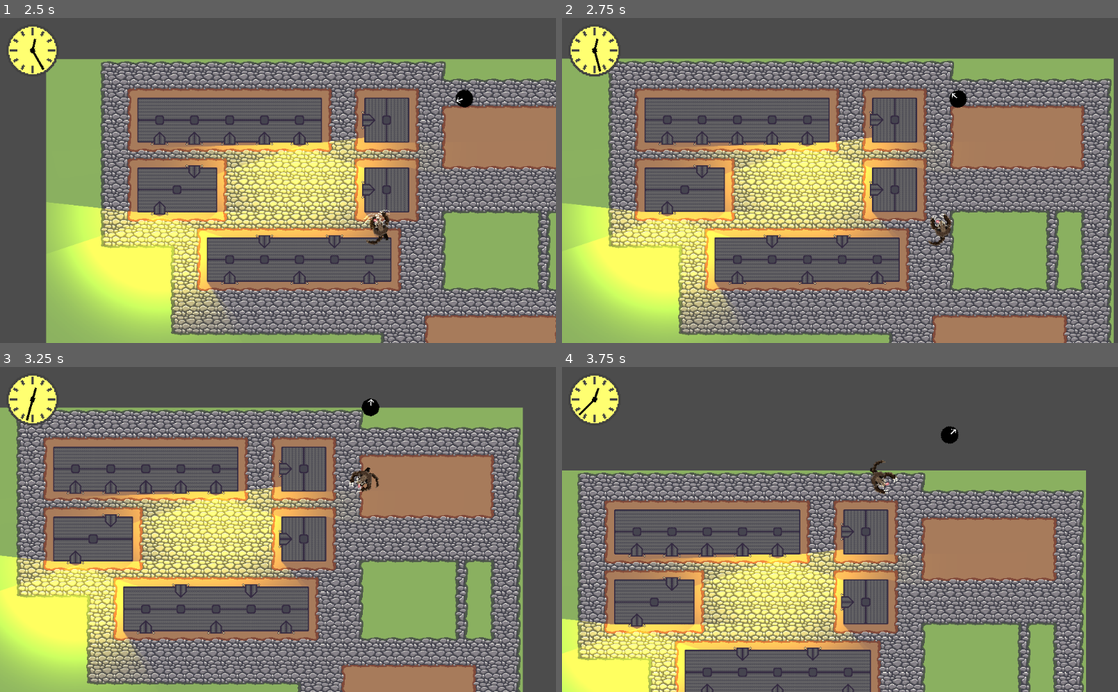
Above: before the commit, frames 1-4 (two rows, left to right).
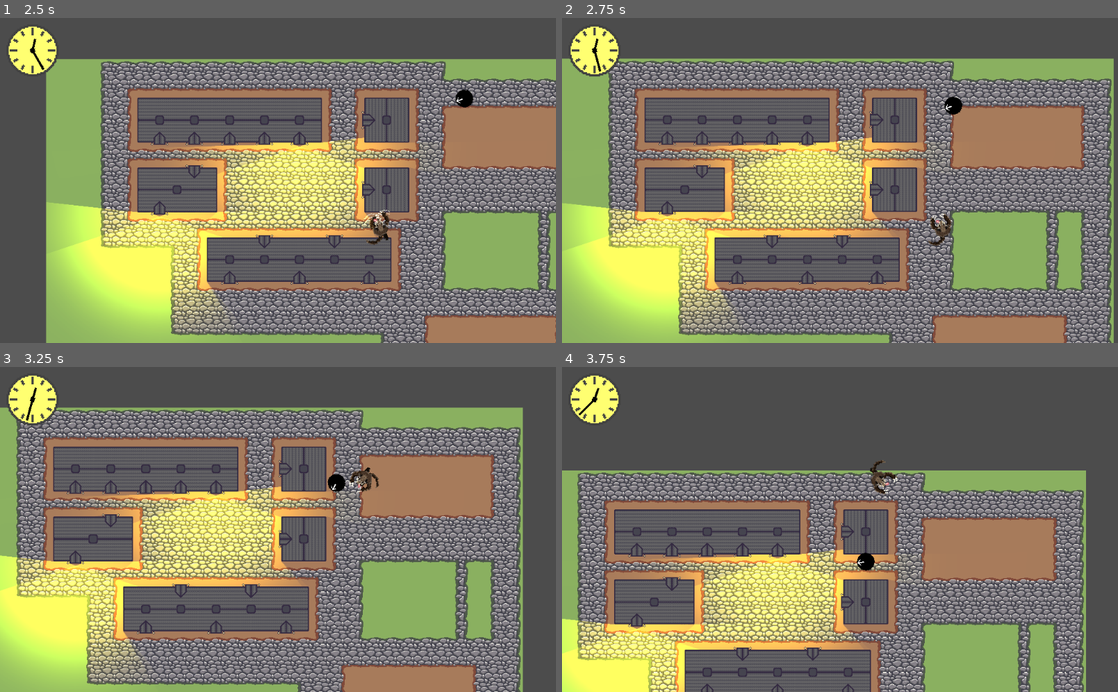
Above: after the commit, the same moments.

Repository: marc-hugh-tom/game-off-2020
Game: Godot game, scene res://nodes/PlayState.tscn
The game is run twice, just before and just after one commit, with the same random seed, the same clock (stepped at 60 frames per second) and the same inputs.
Inputs (mouse positions are in pixels of both pictures, inside the frame that each line leads up to):
- Up to frame 1 (2.5 s): move the mouse to (400, 164) at 0.52 s; press the mouse at (400, 164) at 0.53 s; hold D (right) 0.53-1.28 s; move the mouse to (166, 196) at 1.27 s; release the mouse at (166, 196) at 1.28 s; hold S (down) 1.28-2.03 s; right-click (166, 196) at 1.35 s; move the mouse to (333, 109) at 2.02 s; press the mouse at (333, 109) at 2.03 s; hold D (right) from 2.03 s (still down)
- Up to frame 2 (2.75 s): keep holding D (right)
- Up to frame 3 (3.25 s): move the mouse to (250, 594) at 2.77 s; release D (right) at 2.78 s; release the mouse at (250, 594) at 2.78 s; hold W (up) from 2.78 s (still down); right-click (250, 594) at 2.85 s
- Up to frame 4 (3.75 s): move the mouse to (1006, 578) at 3.52 s; release W (up) at 3.53 s; press the mouse at (1006, 578) at 3.53 s; hold A (left) from 3.53 s (still down)

Frame 1 is identical in both runs. In frame 2, 0.2% of the frame differs, in the area x 68-73%, y 22-30%; in frame 3, 0.3%; in frame 4, 0.3%, in the area x 53-72%, y 18-63%.

Commit message:
add vision cone to sight sense

Diff:
--- a/nodes/villager/senses/Sight.tscn
+++ b/nodes/villager/senses/Sight.tscn
@@ -1,9 +1,17 @@
-[gd_scene load_steps=2 format=2]
+[gd_scene load_steps=3 format=2]
 
 [ext_resource path="res://nodes/villager/senses/scripts/Sight.gd" type="Script" id=1]
+
+[sub_resource type="ConvexPolygonShape2D" id=1]
+points = PoolVector2Array( -10, 0, -50, -300, 50, -300, 10, 0 )
 
 [node name="Sight" type="Node2D"]
 script = ExtResource( 1 )
 
+[node name="Area2D" type="Area2D" parent="."]
+
+[node name="CollisionShape2D" type="CollisionShape2D" parent="Area2D"]
+shape = SubResource( 1 )
+
 [node name="Ray" type="RayCast2D" parent="."]
 enabled = true
--- a/nodes/villager/senses/scripts/Sight.gd
+++ b/nodes/villager/senses/scripts/Sight.gd
@@ -2,10 +2,33 @@
 extends "res://nodes/villager/senses/scripts/Sense.gd"
 
 export(float) var sight_distance = 250.0
+var sight_distance_squared = sight_distance * sight_distance
 
 onready var ray: RayCast2D = get_node("Ray")
 
+onready var area: Area2D = get_node("Area2D")
+
+var werewolf_in_vision_cone = false
+
+func _ready():
+	area.connect("body_entered", self, "on_vision_entered")
+	area.connect("body_exited", self, "on_vision_exited")
+
+func on_vision_entered(other):
+	werewolf_in_vision_cone = other == villager.werewolf
+
+func on_vision_exited(other):
+	werewolf_in_vision_cone = !(other == villager.werewolf)
+
 func _process(delta):
+	if not Engine.editor_hint:
+		print(has_line_of_site_werewolf())
+		if werewolf_in_vision_cone and has_line_of_site_werewolf():
+			villager.set_emotion(Villager.Emotion.FEAR, 10)
+		else:
+			villager.amend_emotion(Villager.Emotion.FEAR, 10 * -delta)
+
+func has_line_of_site_werewolf():
 	if villager == null:
 		return
 
@@ -16,11 +39,7 @@
 	ray.cast_to = werewolf.position - self.get_parent().position
 	ray.rotation = -get_parent().rotation
 
-	var can_see_werewolf = ray.is_colliding() and \
+	return ray.is_colliding() and \
 		ray.get_collider() == werewolf and \
-		self.get_parent().position.distance_to(werewolf.position) < sight_distance
-
-	if can_see_werewolf:
-		villager.set_emotion(Villager.Emotion.FEAR, 10)
-	else:
-		villager.amend_emotion(Villager.Emotion.FEAR, 10 * -delta)
+		self.get_parent().position.distance_squared_to(werewolf.position) \
+			< sight_distance_squared
